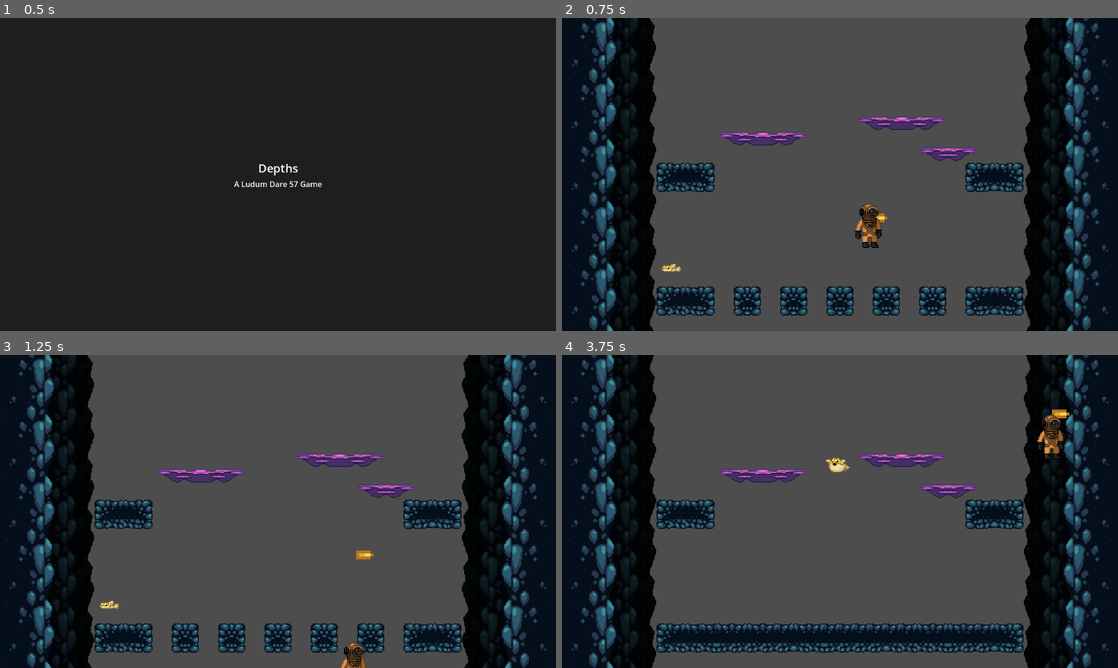
Above: before the commit, frames 1-4 (two rows, left to right).
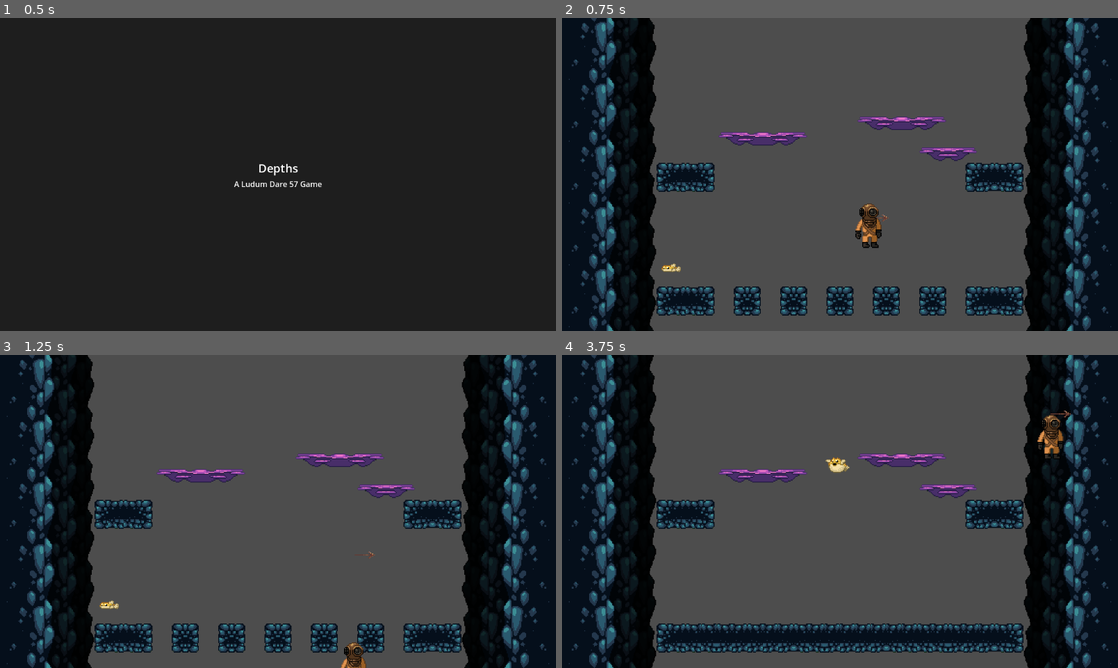
Above: after the commit, the same moments.

Repository: teamjakojaannos/ld57-depths
Game: Godot game, scene res://main.tscn
The game is run twice, just before and just after one commit, with the same random seed, the same clock (stepped at 60 frames per second) and the same inputs.
Inputs:
- Up to frame 1 (0.5 s): no input
- Up to frame 2 (0.75 s): tap Enter (ui_accept) at 0.5 s; hold Right (right) from 0.53 s (still down); hold Z (attack_1) from 0.53 s (still down)
- Up to frame 3 (1.25 s): keep holding Right (right); keep holding Z (attack_1); tap Space (jump) at 0.77 s
- Up to frame 4 (3.75 s): release Z (attack_1) at 1.28 s; tap X (attack_2) at 1.35, 2.85 s; tap Space (jump) at 1.52, 3.02 s; release Right (right) at 2.03 s; hold Left (left) 2.03-2.78 s; hold Z (attack_1) 2.03-2.78 s; hold Right (right) from 2.78 s (still down); hold Z (attack_1) from 3.53 s (still down)

Frame 1 is identical in both runs. In frame 2, less than 0.1% of the frame differs, in the area x 56-59%, y 62-66%; in frame 3, less than 0.1%, in the area x 63-68%, y 62-66%; in frame 4, less than 0.1%.

Commit message:
WIP: player projectiles damage

Diff:
--- a/characters/harpoon_projectile.gd
+++ b/characters/harpoon_projectile.gd
@@ -2,10 +2,12 @@
 extends Area2D
 
 var speed = 100.0
+var damage = 1
 
 func _physics_process(delta: float) -> void:
 	position.x += speed * delta
 
-func _on_body_entered(other: Node2D) -> void:
-	print("harpoon hit something...")
+func _on_area_entered(other: Area2D) -> void:
+	if other is SpikeFish:
+		other.take_damage(damage)
 	self.queue_free()
--- a/characters/harpoon_projectile.tscn
+++ b/characters/harpoon_projectile.tscn
@@ -1,10 +1,10 @@
 [gd_scene load_steps=4 format=3 uid="uid://c6swhl7gcqc5y"]
 
 [ext_resource type="Script" uid="uid://e7enuvutsgkh" path="res://characters/harpoon_projectile.gd" id="1_1vnpa"]
-[ext_resource type="Texture2D" uid="uid://cx0yqjvqex2ft" path="res://graphics/spike.png" id="2_sq7bj"]
+[ext_resource type="Texture2D" uid="uid://8piw52kr2jqf" path="res://characters/harppuuna_projektiili.png" id="2_1vnpa"]
 
 [sub_resource type="RectangleShape2D" id="RectangleShape2D_l8act"]
-size = Vector2(9, 3)
+size = Vector2(21, 7)
 
 [node name="HarpoonProjectile" type="Area2D"]
 collision_layer = 0
@@ -12,11 +12,9 @@
 script = ExtResource("1_1vnpa")
 
 [node name="Sprite2D" type="Sprite2D" parent="."]
-rotation = 1.5708
-scale = Vector2(3, 3)
-texture = ExtResource("2_sq7bj")
+texture = ExtResource("2_1vnpa")
 
 [node name="CollisionShape2D" type="CollisionShape2D" parent="."]
 shape = SubResource("RectangleShape2D_l8act")
 
-[connection signal="body_entered" from="." to="." method="_on_body_entered"]
+[connection signal="area_entered" from="." to="." method="_on_area_entered"]
--- a/characters/net_projectile.gd
+++ b/characters/net_projectile.gd
@@ -3,7 +3,13 @@
 
 var velocity: Vector2 = Vector2()
 var fall_speed = -200.0
+var damage = 1
 
 func _physics_process(delta: float) -> void:
 	velocity.y -= fall_speed * delta
 	position += velocity * delta
+
+func _on_area_entered(other: Area2D) -> void:
+	if other is SpikeFish:
+		other.take_damage(damage)
+		queue_free()
--- a/characters/net_projectile.tscn
+++ b/characters/net_projectile.tscn
@@ -16,3 +16,5 @@
 
 [node name="CollisionShape2D" type="CollisionShape2D" parent="."]
 shape = SubResource("RectangleShape2D_hqja7")
+
+[connection signal="area_entered" from="." to="." method="_on_area_entered"]
--- a/fish/spiky_puffer_fish/spike_fish.gd
+++ b/fish/spiky_puffer_fish/spike_fish.gd
@@ -1,3 +1,4 @@
+class_name SpikeFish
 extends Area2D
 
 const spike_scene = preload("res://fish/spiky_puffer_fish/spike.tscn")
@@ -49,6 +50,9 @@
 
 		parent.add_child(spike)
 
+func take_damage(amount: int):
+	print("fish took some damage")
+
 func point_on_unit_circle() -> Vector2:
 	var angle = randf() * 2.0 * PI
 	var x = cos(angle)
Binary file added: characters/harppuuna_projektiili.png
Not shown, added: characters/harppuuna_projektiili.png.import
